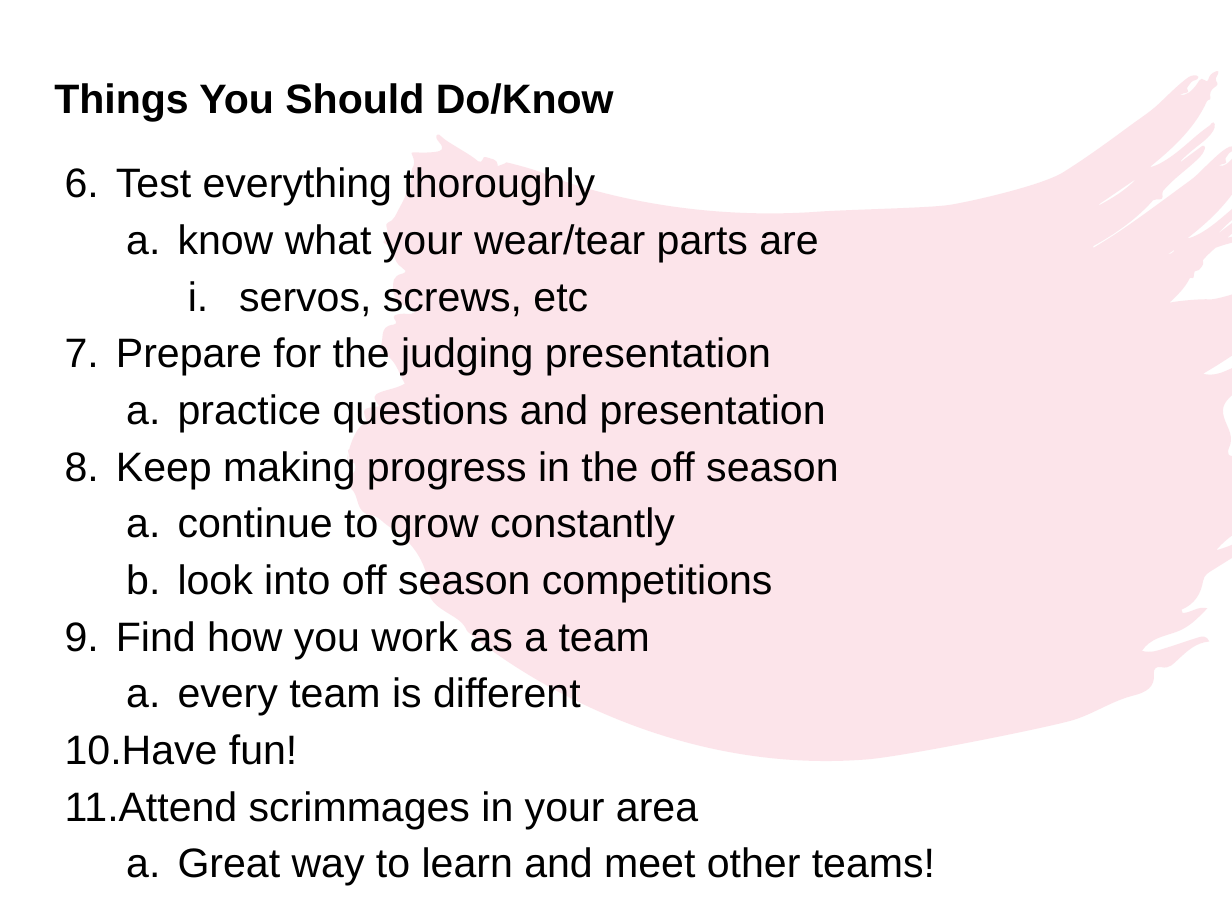
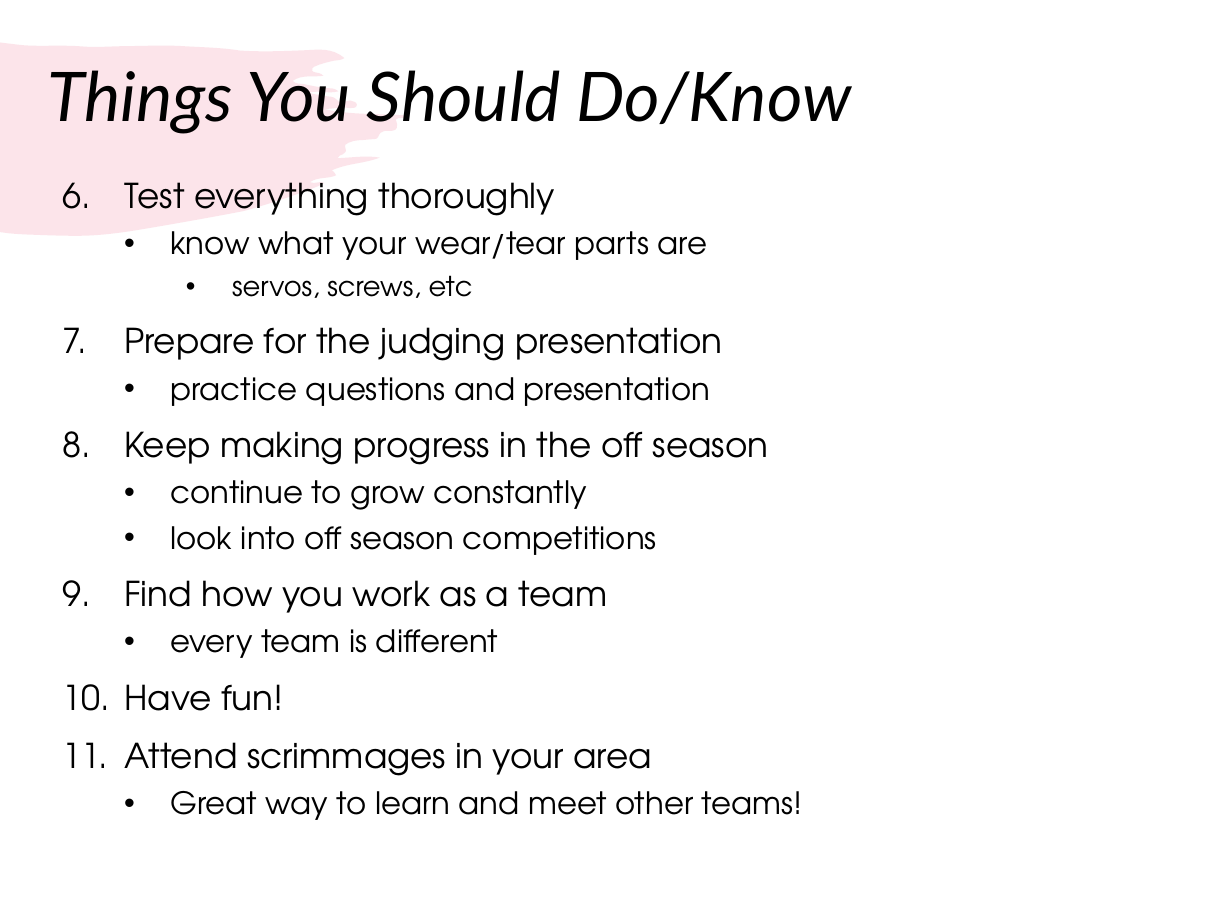
Before and after one commit to droidsrobotics/FTC-Tutorials, a slide deck: slide 10 of translations/en-us/TeamManagement/RookieTips.pptx. Drawn at 1232x924 pixels with LibreOffice and Linux fonts; fonts in the diff are those of the drawing. Boxes give left, top, right and bottom in pixels: in the first picture for what was removed or moved away, otherwise in the second. Text is boxed around its words. In the diff, an @@ line names an element or a change of style, - is before the commit and + after.

```diff
--- a/translations/en-us/TeamManagement/RookieTips.pptx
+++ b/translations/en-us/TeamManagement/RookieTips.pptx
@@ freeform shape added at (0,42,407,235), fill #F07C98 at 20% opacity @@
@@ title "Things You Should Do/Know": place and size @@
-title "Things You Should Do/Know" at (54,83,614,121)
+title "Things You Should Do/Know" at (47,70,852,134)
@@ title "Things You Should Do/Know" at (47,70,852,134): size 24 to 40 pt, font Arial to Lato, bold off, italic on; line spacing 1 to 0.9; vertical alignment top to middle @@
@@ freeform shape removed at (350,71,1232,759) @@
@@ text "Test everything thoroughly": place and size @@
-text "Test everything thoroughly" at (65,167,935,885)
+text "Test everything thoroughly" at (124,182,803,820)
@@ text "Test everything thoroughly" at (124,182,803,820): size 24 to 20 pt in "Test everything thoroughly", "Prepare for the judging presentation", "Keep making progress in the off season", "Find how you work as a team" and 2 more places; font Arial to TeX Gyre Adventor; size 24 to 18 pt in "know what your wear/tear parts are", "practice questions and presentation", "continue to grow constantly", "look into off season competitions" and 2 more places; size 24 to 16 pt in "servos, screws, etc"; indent changed; line spacing 1.15 to 1; more space between paragraphs; bullet a. to •; bullet i. to • @@
```
Also in this commit, not shown: 9 other slides changed, 1 other file.
